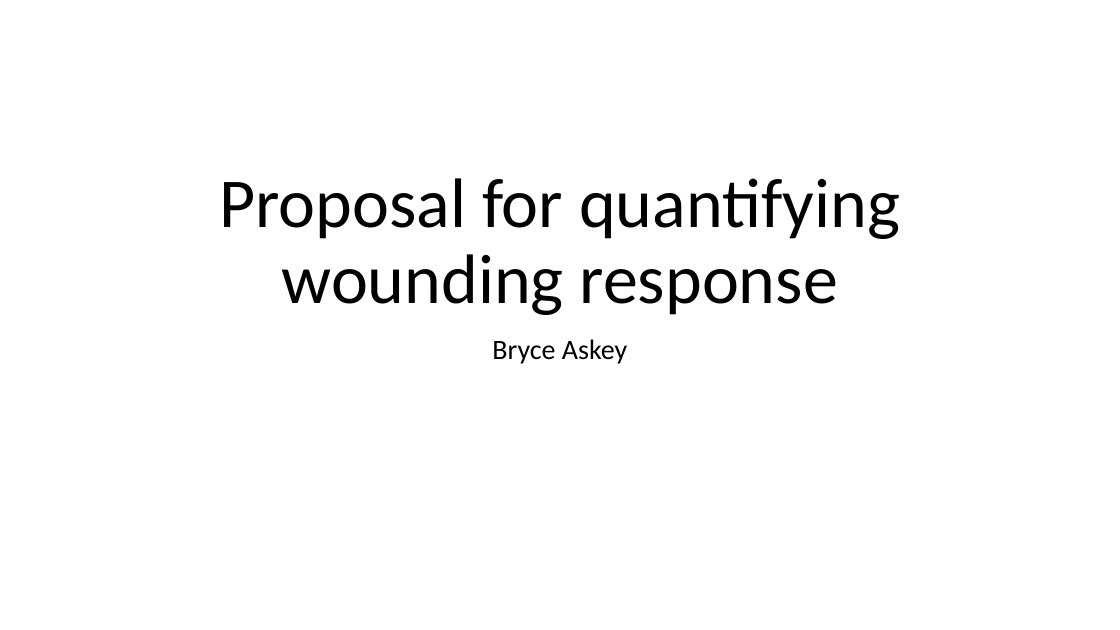
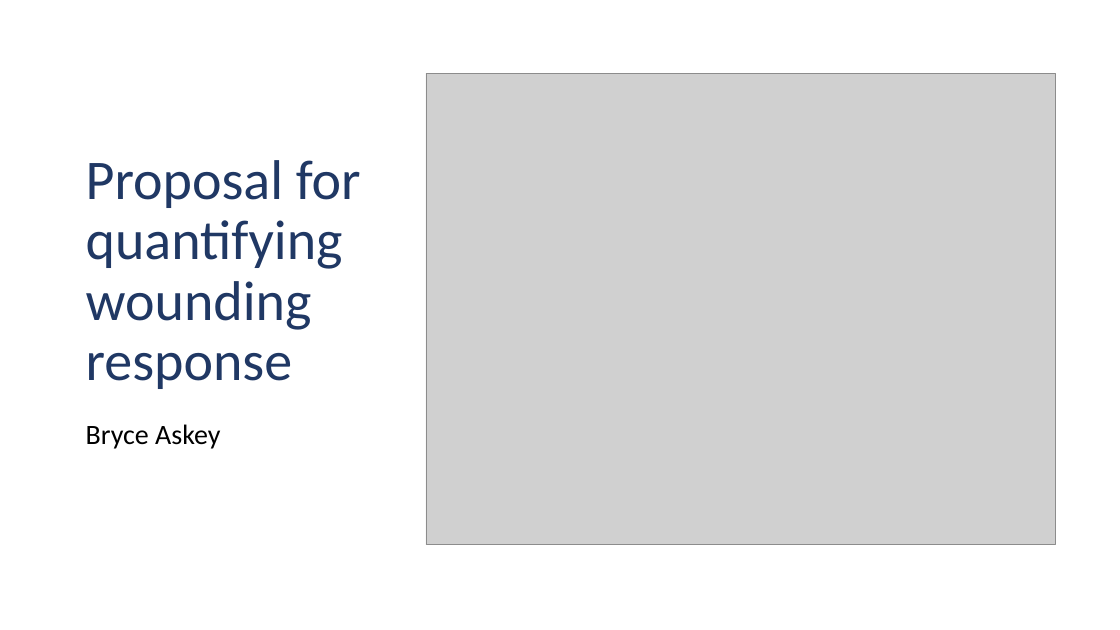
Before and after one commit to bryceaskey/woundingResponse, a slide deck: slide 1 of proposalOutline.pptx. Drawn at 1120x630 pixels with LibreOffice and Linux fonts; fonts in the diff are those of the drawing; grey boxes stand for pictures. Boxes give left, top, right and bottom in pixels: in the first picture for what was removed or moved away, otherwise in the second. Text is boxed around its words. In the diff, an @@ line names an element or a change of style, - is before the commit and + after.

Commit message:
Developed proposal for quantification method

```diff
--- a/proposalOutline.pptx
+++ b/proposalOutline.pptx
@@ title "Proposal for quantifying wounding response": place and size @@
-title "Proposal for quantifying wounding response" at <box>219,178,900,315</box>
+title "Proposal for quantifying wounding response" at <box>86,160,361,389</box>
@@ title "Proposal for quantifying wounding response" at <box>86,160,361,389</box>: size 60 to 48 pt, text colour #000000 to #203864; alignment centre to left @@
@@ picture added at <box>426,73,1056,545</box> @@
@@ subtitle "Bryce Askey": place and size @@
-subtitle "Bryce Askey" at <box>492,339,627,364</box>
+subtitle "Bryce Askey" at <box>86,424,220,449</box>
@@ subtitle "Bryce Askey" at <box>86,424,220,449</box>: alignment centre to left @@
```
Also in this commit, not shown: 8 slides added, 1 slide removed, 18 other files.
